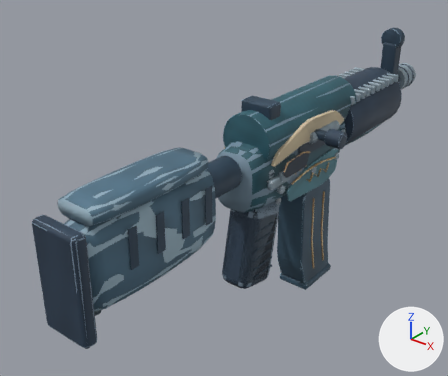
An edit to the glTF model models/csgo/anime-mp5.glb, drawn before and after from the same camera.
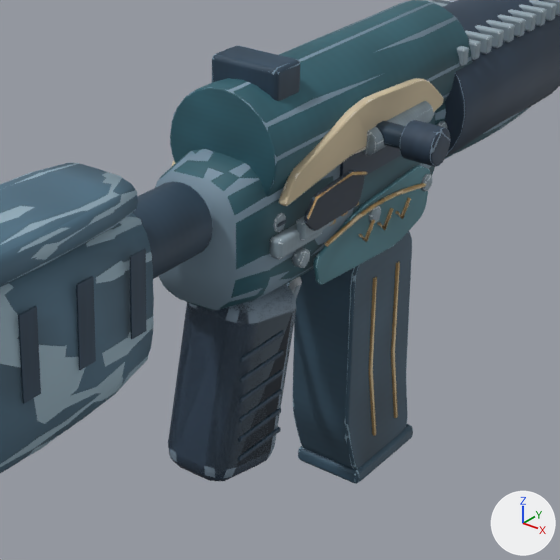
Old and new are each drawn whole from a 50 mm lens placed at (0.444, -0.649, 0.348), pointed at (-0.064, -0.014, -0.046) and again close up on the part from 33% to 88% of the width and 20% to 86% of the height. Arrows for +X, +Y and +Z are at lower right; the lights stay in place. The older version's two pictures come first. Where no turn or scale is listed for an object, it has been applied to the vertices. Vertices at exactly the same position are counted once.

In view in the first close-up: 'World hardware', 'World paint', 'bolt_Polymer', 'magazine_Magazine satin alloy', 'weapon_Inset blue ceramic', 'weapon_Machined edges', 'weapon_Parkerized steel', 'weapon_Polymer', 'weapon_Recessed graphite mechanism', 'weapon_Weapon finish / Ivory enamel', 'weapon_Weapon finish / Parkerized steel', 'weapon_Weapon finish / Polymer' and 5 more.
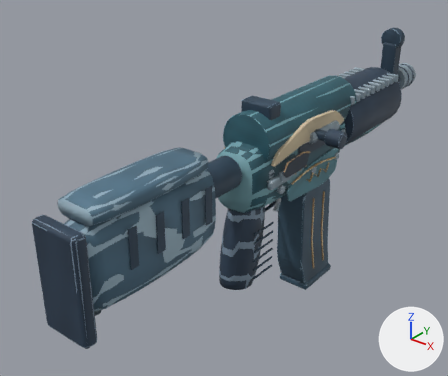
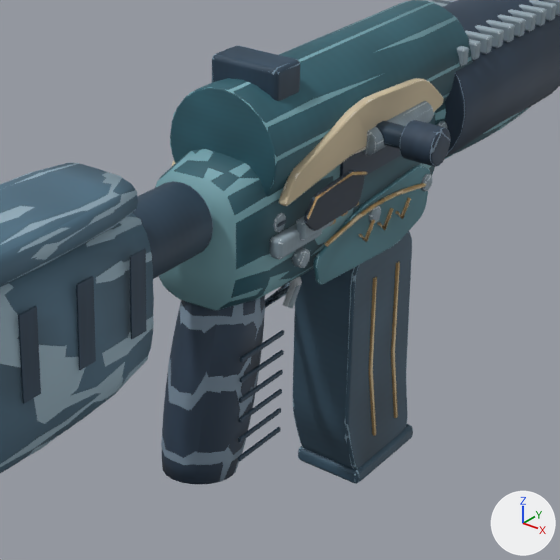
Patch to the scene script:
```diff
--- a/models/csgo/anime-mp5.glb.py
+++ b/models/csgo/anime-mp5.glb.py
@@ me_cylinder_008 @@
 # used by ob_weapon_polymer; location = (0.0, 0.41, 0.035)
-me_cylinder_008.from_pydata(...)  # 2784 vertices, 5460 faces; spans x -0.048..0.048, y -0.765..0.036, z -0.202..0.089
+me_cylinder_008.from_pydata(...)  # 2908 vertices, 5708 faces; spans x -0.048..0.048, y -0.765..0.036, z -0.195..0.089
+# me_cylinder_008 part 1: the loose piece of 96 vertices spanning x -0.025..0.025, y -0.487..-0.403, z -0.202..-0.074 is rebuilt with 220 vertices and now spans x -0.025..0.025, y -0.504..-0.426, z -0.195..-0.063
 me_cylinder_008.materials.append(mat_polymer)
@@ me_world_weapon_surface @@
 # used by ob_world_hardware; location = (0.0, 0.0, 0.0)
-me_world_weapon_surface.from_pydata(...)  # 2250 vertices, 4012 faces; spans x -0.049..0.084, y -0.355..0.446, z -0.241..0.131
+me_world_weapon_surface.from_pydata(...)  # 2277 vertices, 4066 faces; spans x -0.049..0.084, y -0.355..0.446, z -0.241..0.131
+# me_world_weapon_surface part 2: the loose piece of 96 vertices spanning x -0.025..0.025, y -0.077..0.007, z -0.167..-0.039 is rebuilt with 94 vertices and now spans x -0.025..0.025, y -0.094..-0.016, z -0.16..-0.028
+# other edits to the shape of me_world_weapon_surface do not show in these pictures
 me_world_weapon_surface.materials.append(mat_world_weapon_hardware)
```

Pixel boxes (x1, y1, x2, y2) of what changed, in the close-ups (560 x 560 px):
'weapon_Polymer', reshaped: before (168, 0, 560, 481); after (162, 0, 560, 484)
'World hardware', reshaped: before (130, 0, 560, 484); after (130, 6, 560, 484)
part 1 of me_cylinder_008, rebuilt (19% narrower): before (168, 288, 296, 481); after (162, 295, 265, 484)
part 2 of me_world_weapon_surface, rebuilt: before (168, 285, 296, 478); after (161, 298, 265, 482)
